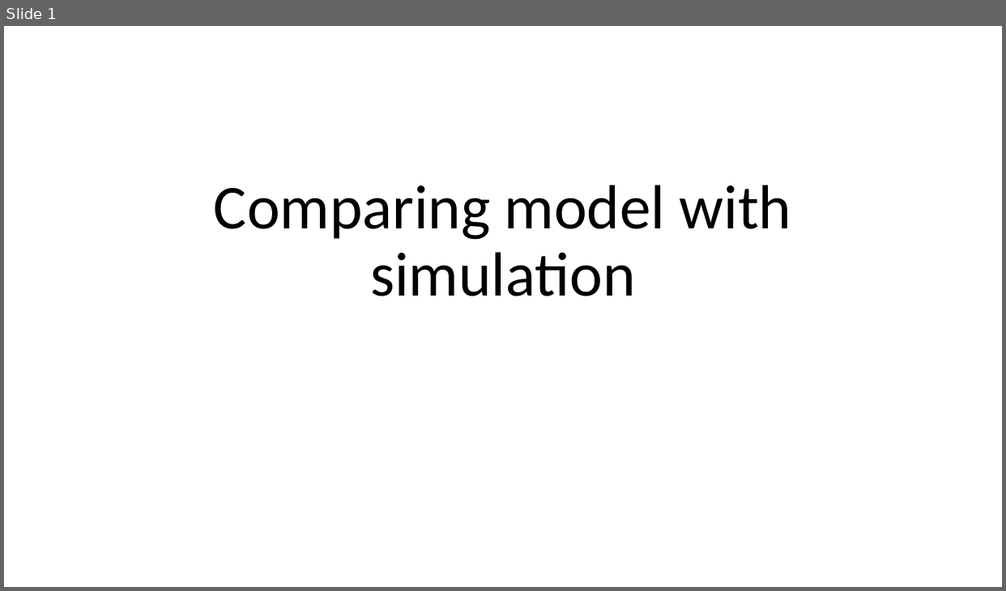
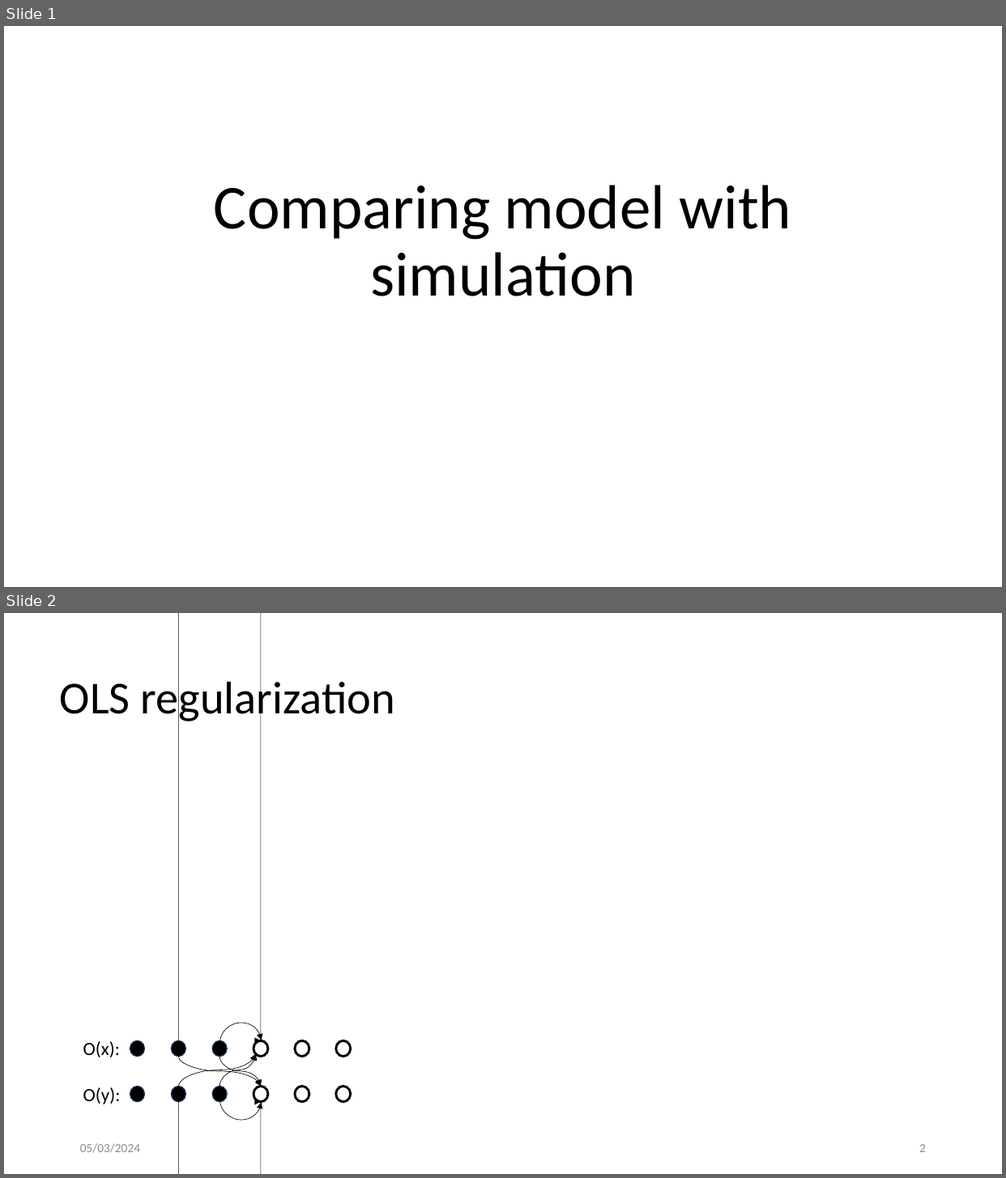
Before and after one commit to BirkDissing/Gemma_group, a slide deck: Master thesis/Meetings/06-03 Comparing model and simulation.pptx. Shown one above the other, each under a label of ours: slide 1 before the commit, slides 1 and 2 after it. The pictures are 1006x591 and 1006x1178 pixels, drawn with LibreOffice and Linux fonts; fonts in the diff are those of the drawing; grey boxes stand for pictures. Boxes give left, top, right and bottom in pixels: in the first picture for what was removed or moved away, otherwise in the second. Text is boxed around its words. In the diff, an @@ line names an element or a change of style, - is before the commit and + after.

```diff
--- a/Master thesis/Meetings/06-03 Comparing model and simulation.pptx
+++ b/Master thesis/Meetings/06-03 Comparing model and simulation.pptx
@@ slide 2 added at (4,613,1002,1174), background #FFFFFF @@
@@ title added at (60,675,396,725), 44 pt, text #000000 @@
+OLS regularization
@@ curved arrow added from (178, 1041) to (261, 1041), #000000 0.5 pt @@
@@ curved arrow added from (220, 1041) to (262, 1041), #000000 0.5 pt @@
@@ text added at (83,1041,120,1058), 18 pt, text #000000 @@
+O(x):
@@ ellipse added at (130,1041,144,1057), fill #000000, outline #1E3256 1 pt @@
@@ ellipse added at (171,1041,185,1057), fill #000000, outline #1E3256 1 pt @@
@@ ellipse added at (212,1041,226,1057), fill #000000, outline #1E3256 1 pt @@
@@ ellipse added at (253,1041,267,1057), fill #FFFFFF, outline #000000 2.25 pt @@
@@ ellipse added at (295,1041,309,1057), fill #FFFFFF, outline #000000 2.25 pt @@
@@ ellipse added at (336,1041,351,1057), fill #FFFFFF, outline #000000 2.25 pt @@
@@ curved arrow added from (178, 1087) to (256, 1054), #000000 0.5 pt @@
@@ curved arrow added from (178, 1057) to (261, 1087), #000000 0.5 pt @@
@@ curved arrow added from (219, 1087) to (256, 1054), #000000 0.5 pt @@
@@ curved arrow added from (219, 1057) to (261, 1087), #000000 0.5 pt @@
@@ text added at (83,1088,121,1105), 18 pt, text #000000 @@
+O(y):
@@ ellipse added at (130,1087,144,1102), fill #000000, outline #1E3256 1 pt @@
@@ ellipse added at (171,1087,185,1102), fill #000000, outline #1E3256 1 pt @@
@@ ellipse added at (212,1087,226,1102), fill #000000, outline #1E3256 1 pt @@
@@ ellipse added at (253,1087,267,1102), fill #FFFFFF, outline #000000 2.25 pt @@
@@ ellipse added at (295,1087,309,1102), fill #FFFFFF, outline #000000 2.25 pt @@
@@ ellipse added at (336,1087,351,1102), fill #FFFFFF, outline #000000 2.25 pt @@
@@ curved arrow added from (178, 1102) to (261, 1102), #000000 0.5 pt @@
@@ curved arrow added from (220, 1102) to (262, 1102), #000000 0.5 pt @@
@@ text added at (80,1144,140,1153), 12 pt, text #8C8C8C @@
+05/03/2024
@@ page number added at (919,1144,926,1152), 12 pt, text #8C8C8C @@
+2
```
Also in this commit, not shown: 11 other slides added, 5 slides removed, 5 other files.
